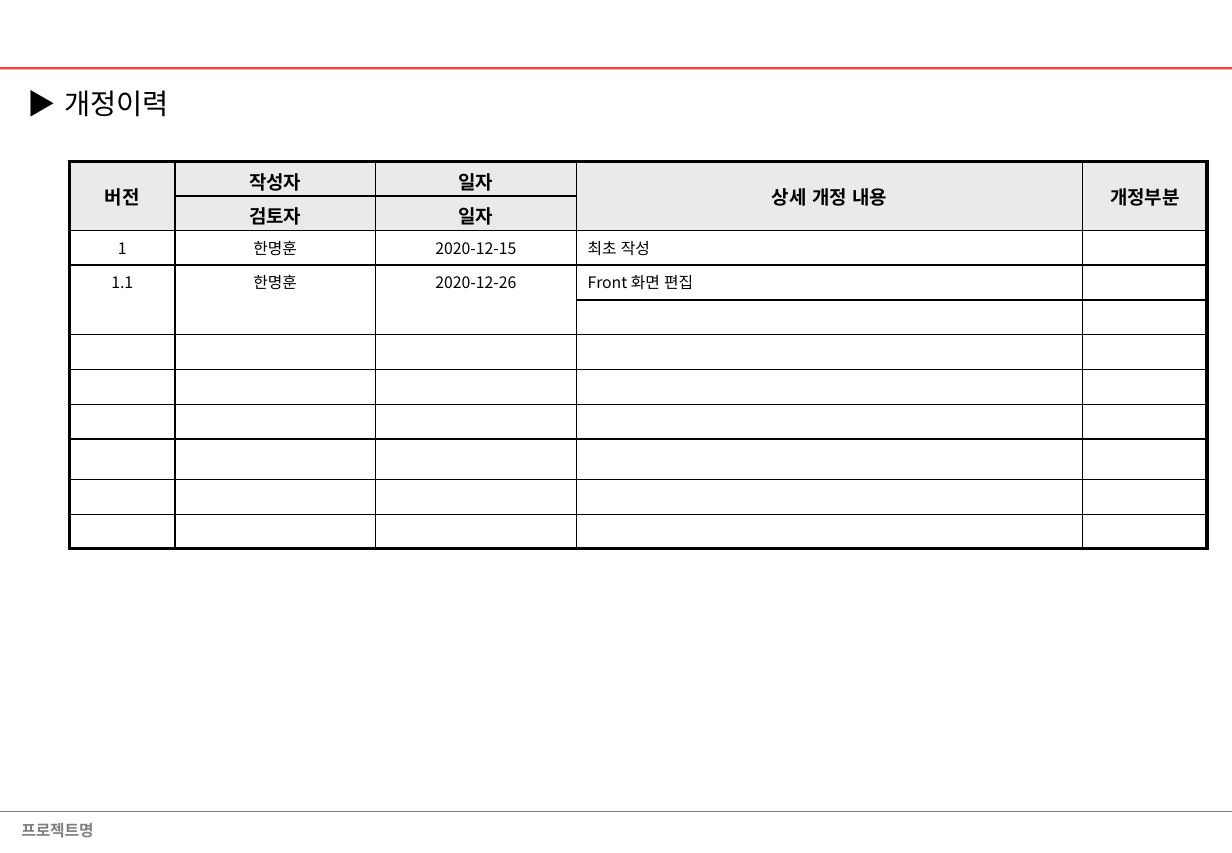
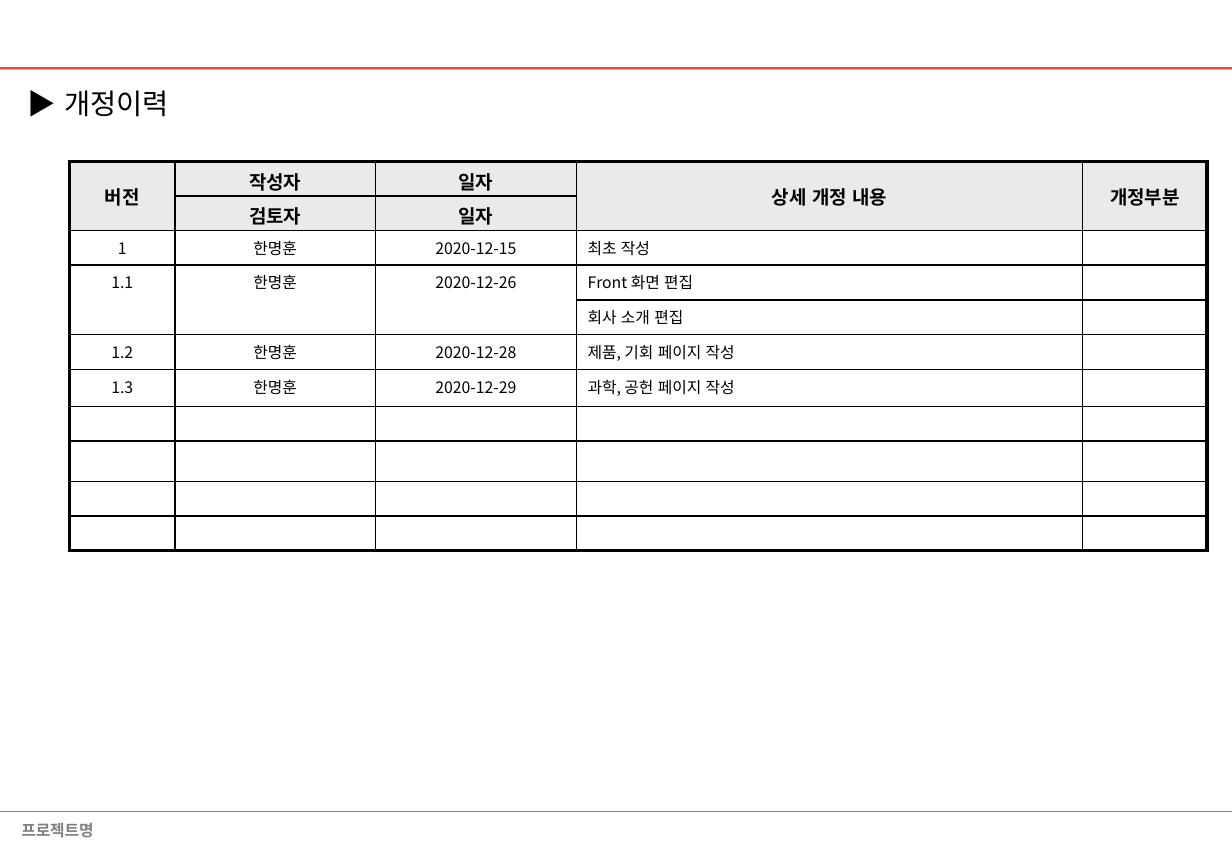
Before and after one commit to aone1234/query, a slide deck: slide 2 of 웹용_스토리보드_HMH.pptx. Drawn at 1232x853 pixels with LibreOffice and Linux fonts; fonts in the diff are those of the drawing. Boxes give left, top, right and bottom in pixels: in the first picture for what was removed or moved away, otherwise in the second. Text is boxed around its words. In the diff, an @@ line names an element or a change of style, - is before the commit and + after.

```diff
--- a/웹용_스토리보드_HMH.pptx
+++ b/웹용_스토리보드_HMH.pptx
@@ table at (69, 162, 1207, 551) @@
+row 5:  |  |  | 회사 소개 편집 | 
+row 6: 1.2 | 한명훈 | 2020-12-28 | 제품, 기회 페이지 작성 | 
+row 7: 1.3 | 한명훈 | 2020-12-29 | 과학, 공헌 페이지 작성 | 
-row 9:  |  |  |  | 
-row 10:  |  |  |  | 
-row 11:  |  |  |  | 
```
Also in this commit, not shown: 1 other slide changed, 5 slides added, 1 slide removed.
